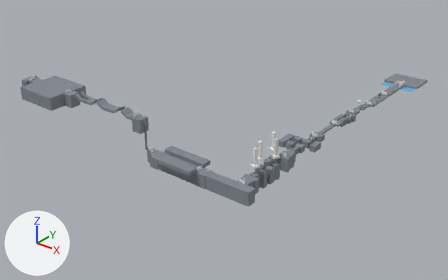
An edit to the Blender file Blender/world.blend, drawn before and after from the same camera.
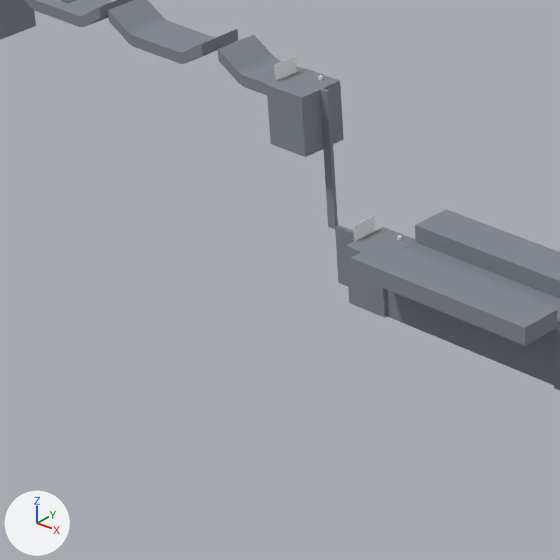
The first picture shows the older version from a 50 mm camera at (838.0, -2109.0, 819.0) aimed at (-384.0, -583.0, -128.0). The close-ups show the older and then the newer version on the part from 16% to 44% of the width and 35% to 80% of the height of that picture. Only the edits that show in the close-ups are written down. The lights are fixed; the arrows at lower left show +X, +Y and +Z.

The older version as bpy lines, for what is in view:
```python
me_ground_cube_074 = bpy.data.meshes.new('Ground_Cube.074')
me_ground_cube_074.from_pydata(...)  # a box spanning x -0.5..0.5, y -0.5..0.5, z -0.5..0.5
me_ground_cube_074.materials.append(mat_iceskate_ground_074)  # grey #838992
me_ground_cube_077 = bpy.data.meshes.new('Ground_Cube.077')
me_ground_cube_077.from_pydata(...)  # a box spanning x -0.5..0.5, y -0.5..0.5, z -0.5..0.5
me_ground_cube_077.materials.append(mat_iceskate_ground_077)  # grey #838992
me_ground_cube_084 = bpy.data.meshes.new('Ground_Cube.084')
me_ground_cube_084.from_pydata(...)  # a box spanning x -0.5..0.5, y -0.5..0.5, z -0.5..0.5
me_ground_cube_084.materials.append(mat_iceskate_ground_084)  # grey #838992
ob_ground_054 = bpy.data.objects.new('Ground.054', me_ground_cube_074)
ob_ground_054.location = (-332.0, -1003.1, 63.5)
ob_ground_054.scale = (6.4, 2.5, 96.1)
ob_ground_055 = bpy.data.objects.new('Ground.055', me_ground_cube_077)
ob_ground_055.location = (-350.8, -1003.2, 90.9)
ob_ground_055.rotation_euler = (0.0, 0.0, -1.571)  # degrees (0, 0, -90)
ob_ground_055.scale = (33.7, 31.3, 41.0)
ob_ground_056 = bpy.data.objects.new('Ground.056', me_ground_cube_084)
ob_ground_056.location = (-651.2, -1003.2, 90.9)
ob_ground_056.rotation_euler = (0.0, 0.0, -1.571)  # degrees (0, 0, -90)
ob_ground_056.scale = (33.7, 31.3, 41.0)
# also in view: 'Ramp.003' at (-547.0, -1003.0, 113.0); 'CrusherWall' at (-201.0, -1032.0, 24.0); 'Ramp.001' at (-494.0, -1003.0, 113.0); 'Ground.053' at (-316.0, -1003.0, -2.0); 'Ground.052' at (-288.0, -1003.0, -2.0)
```
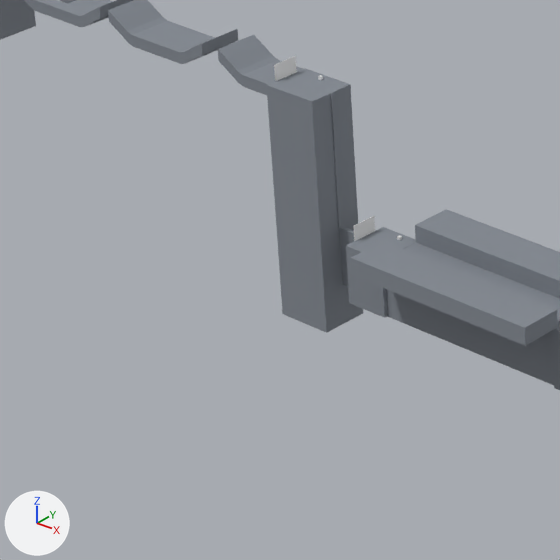
The change in detail:
Object 'Ground.054' (ob_ground_054) moves from (-332.0, -1003.1, 63.5) to (-325.5, -1003.1, 63.5).
Object 'Ground.054' (ob_ground_054) is rescaled from (6.4, 2.5, 96.1) to (1.13, 2.5, 96.1).
Object 'Ground.055' (ob_ground_055) moves from (-350.8, -1003.2, 90.9) to (-346.3, -1003.2, 29.6).
Object 'Ground.055' (ob_ground_055) is rescaled from (33.7, 31.3, 41.0) to (33.7, 40.5, 163.0).

Where the change shows, as pixel boxes (x1, y1, x2, y2) in the close-ups (560 x 560 px):
'Ground.055', moved, rescaled (26% wider, 196% taller)
    before: (267, 68, 344, 157)
    after: (266, 68, 363, 333)
'Ground.054', moved, rescaled (32% narrower)
    before: (320, 88, 338, 229)
    after: (330, 92, 342, 231)
